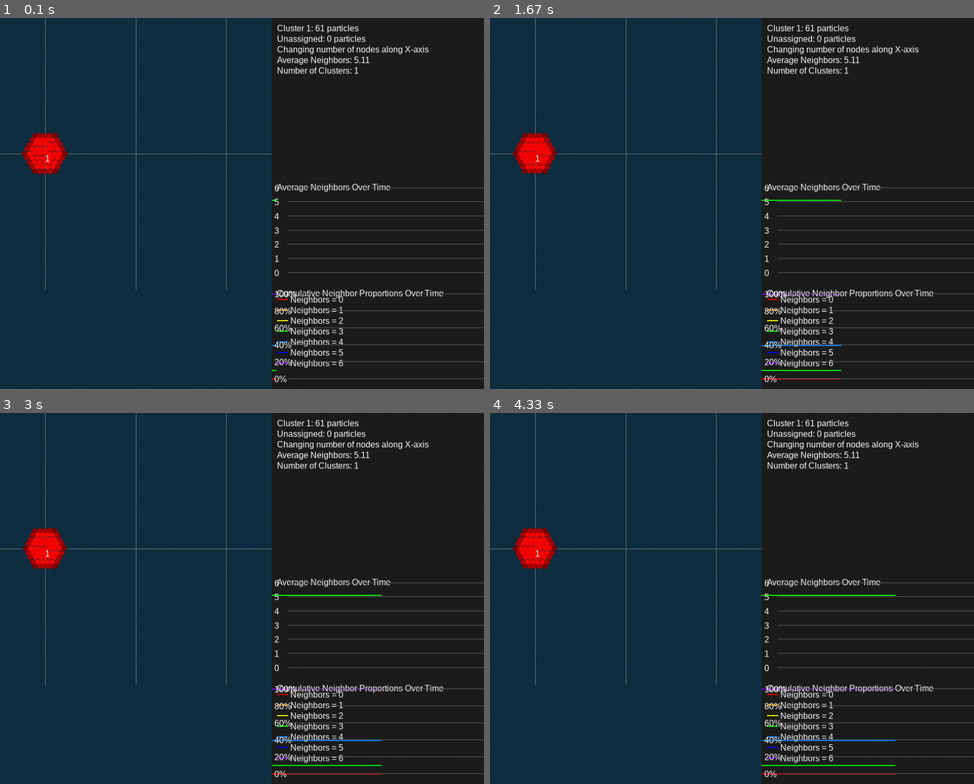
Above: before the commit, frames 1-4 (two rows, left to right).
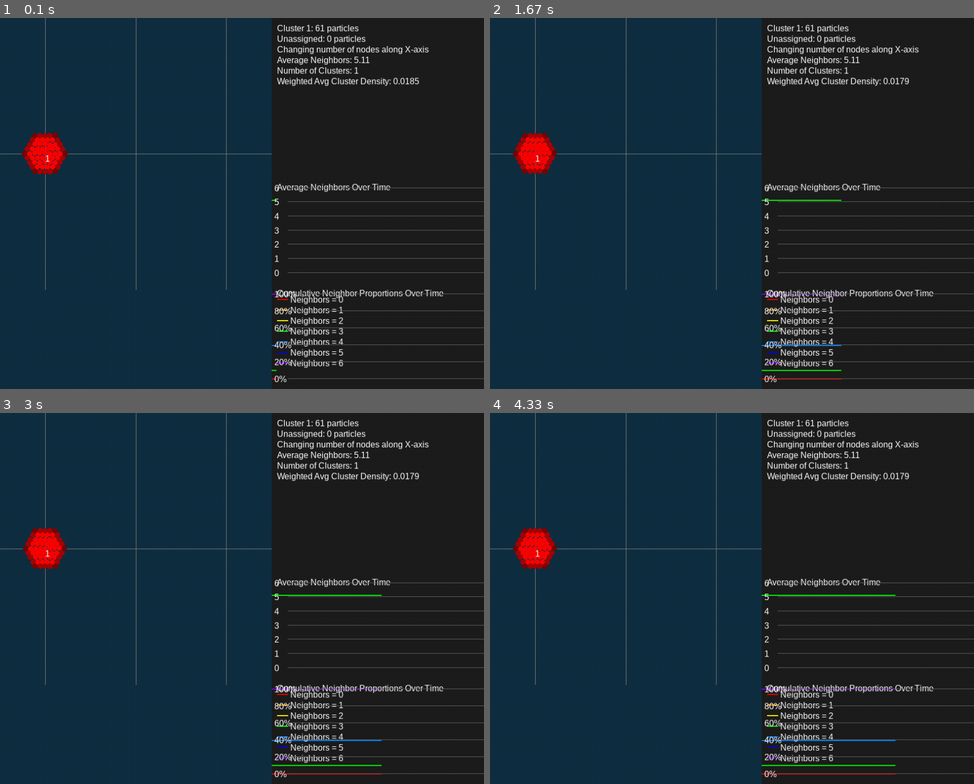
Above: after the commit, the same moments.

Repository: xabackus/AcousticPersonal
Game: pygame game, started from PyGame_Acoustics_2D_cluster_manipulation.py
Two runs of this game, one before a commit and one after it. Both use one fixed random seed, a clock stepped at 60 frames per second and the inputs below.
Inputs:
- Up to frame 1 (0.1 s): no input
- Up to frame 2 (1.67 s): tap G at 0.33 s
- Up to frame 3 (3 s): tap Space at 1.67, 2.07, 2.37, 2.57, 2.9 s
- Up to frame 4 (4.33 s): tap Space at 3.2, 3.4, 3.7, 3.97, 4.3 s

The runs differ from the first frame. In frame 1, 0.3% of the frame differs, in the area x 57-87%, y 16-19%; in frame 2, 0.3%; in frame 3, 0.3%; in frame 4, 0.3%.

Commit message:
Update PyGame_Acoustics_2D_cluster_manipulation.py

Diff:
--- a/PyGame_Acoustics_2D_cluster_manipulation.py
+++ b/PyGame_Acoustics_2D_cluster_manipulation.py
@@ -74,6 +74,7 @@
 average_neighbors_over_time = []
 neighbor_count_over_time = {i: [] for i in range(7)}
 neighbor_counts_field = np.zeros(7, dtype=np.int32)
+weighted_avg_density_over_time = []  # New list to store weighted average cluster density over time
 
 # Initialize key press tracking variables
 key_press_data_indices = []  # Stores data indices when number keys are pressed
@@ -309,6 +310,35 @@
     for i in range(7):
         neighbor_count_over_time[i].append(counts[i])
 
+def calculate_weighted_avg_density():
+    global weighted_avg_density_over_time
+    total_weighted_density = 0.0
+    total_particles = 0
+    for cluster_idx in range(cluster_id):
+        indices = np.where(particle_node_assignments == cluster_idx)[0]
+        num_particles_in_cluster = len(indices)
+        if num_particles_in_cluster > 1:
+            # For each particle, compute distance to its nearest neighbor in the cluster
+            distances = []
+            for i in indices:
+                # Get positions of other particles in the same cluster
+                other_indices = indices[indices != i]
+                if len(other_indices) == 0:
+                    continue  # Only one particle left, skip
+                dists = np.linalg.norm(pos[other_indices] - pos[i], axis=1)
+                min_dist = np.min(dists)
+                distances.append(min_dist)
+            if len(distances) > 0:
+                avg_distance = np.mean(distances)
+                # Weight by number of particles in the cluster
+                total_weighted_density += avg_distance * num_particles_in_cluster
+                total_particles += num_particles_in_cluster
+    if total_particles > 0:
+        weighted_avg_density = total_weighted_density / total_particles
+    else:
+        weighted_avg_density = 0.0  # No clusters, density is zero
+    weighted_avg_density_over_time.append(weighted_avg_density)
+
 # Plotting functions using Matplotlib
 def plot_average_neighbors_over_time():
     plt.figure(figsize=(10, 6))
@@ -356,31 +386,22 @@
     plt.show(block=False)
     plt.pause(0.001)  # Allow the plot to update without blocking
 
-# Commented out the radial distribution plot as it's no longer needed
-# def plot_radial_distribution():
-#     plt.figure(figsize=(10, 6))
-#     positions = pos.copy()
-#     rs = np.linspace(0, np.sqrt(2), 500)
-#     gs = np.zeros_like(rs)
-#     mid = np.mean(positions, axis=0)
-#
-#     for j in range(N):
-#         distance = np.linalg.norm(positions[j] - mid)
-#         for i, r in enumerate(rs):
-#             if particle_radius[j] == 0:
-#                 continue  # Avoid division by zero
-#             contribution = np.sqrt(max(0., 1. - ((distance - r) ** 2) / (particle_radius[j] ** 2)))
-#             gs[i] += contribution
-#
-#     plt.plot(rs, gs, label="Radial Distribution Function", color="black", linewidth=2, linestyle="--")
-#     plt.xlabel("Distance from Center")
-#     plt.ylabel("Radial Distribution")
-#     plt.title("Radial Distribution Function")
-#     plt.legend()
-#     plt.grid(True)
-#     plt.tight_layout()
-#     plt.show(block=False)
-#     plt.pause(0.001)  # Allow the plot to update without blocking
+def plot_weighted_avg_density_over_time():
+    plt.figure(figsize=(10, 6))
+    plt.plot(weighted_avg_density_over_time, label="Weighted Avg Cluster Density Over Time", color="purple", linewidth=2)
+
+    # Add vertical lines at key_press_data_indices
+    for idx, data_index in enumerate(key_press_data_indices):
+        plt.axvline(x=data_index, color='red', linestyle='--', linewidth=1, label='Key Press' if idx == 0 else "")
+
+    plt.xlabel("Data Index")
+    plt.ylabel("Weighted Average Cluster Density")
+    plt.title("Weighted Average Cluster Density Over Time")
+    plt.legend()
+    plt.grid(True)
+    plt.tight_layout()
+    plt.show(block=False)
+    plt.pause(0.001)  # Allow the plot to update without blocking
 
 # Initialize the simulation
 initialize_cluster()
@@ -469,6 +490,7 @@
                 # Plot graphs using Matplotlib
                 plot_average_neighbors_over_time()
                 plot_neighbor_distribution_over_time()
+                plot_weighted_avg_density_over_time()
                 # plot_radial_distribution()  # Commented out
 
     if not paused:
@@ -481,6 +503,7 @@
             run_clustering(d)
             update_average_neighbors()
             update_neighbor_count_over_time()
+            calculate_weighted_avg_density()  # New function to update density over time
 
         time_step += 1  # Increment the time step after each simulation step
 
@@ -577,6 +600,13 @@
     if y_pos + spacing <= text_area_rect.bottom:
         num_clusters_surface = font.render(f"Number of Clusters: {total_clusters}", True, (255, 255, 255))
         window.blit(num_clusters_surface, (start_x, y_pos))
+        y_pos += spacing
+
+    # Display weighted average cluster density
+    if y_pos + spacing <= text_area_rect.bottom:
+        weighted_avg_density = weighted_avg_density_over_time[-1] if weighted_avg_density_over_time else 0
+        density_surface = font.render(f"Weighted Avg Cluster Density: {weighted_avg_density:.4f}", True, (255, 255, 255))
+        window.blit(density_surface, (start_x, y_pos))
         y_pos += spacing
 
     # Draw Average Neighbors Over Time Graph
